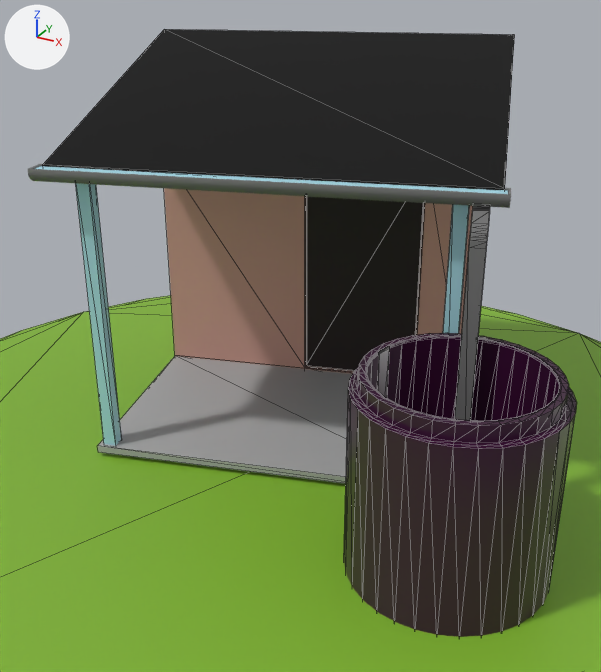
The glTF model water/Assets/BSN_Water_Main.gltf as it was, and as the next commit left it.
Rendered twice from a camera (50 mm lens) standing at (10.23, -18.28, 12.33) and looking at (-0.18, 0.65, 2.87). Every picture has the same lights, and +X, +Y and +Z are marked at upper left. Mesh edges are drawn as thin lines on the coarser meshes. Where no turn or scale is listed for an object, it has been applied to the vertices.

Names of what the first picture shows: 'Barrel', 'Concrete', 'Grass', 'Gutter', 'GutterPipe', 'HouseWall', 'Pillar1', 'Pillar2', 'Roof', 'WaterGutter'.
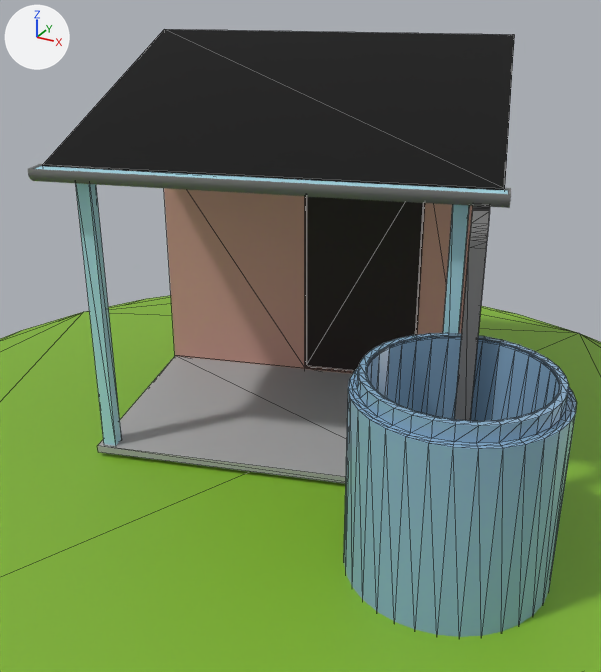
Changed parts and their boxes [x1, y1, x2, y2] in the pictures (601 x 672 px):
'Barrel', recoloured: [344, 333, 576, 637] in both

Diff of the bpy script that builds the scene:
```diff
--- a/water/Assets/BSN_Water_Main.gltf.py
+++ b/water/Assets/BSN_Water_Main.gltf.py
@@ mat_material_002 @@
 mat_material_002 = principled_material('Material.002')
-mat_material_002.base_color = (0.0408, 0.00396, 0.0335)  # dark purple #390d33
+mat_material_002.base_color = (0.262, 0.44, 0.624)  # blue #8cb1cf
 mat_material_002.roughness = 0.291
```
